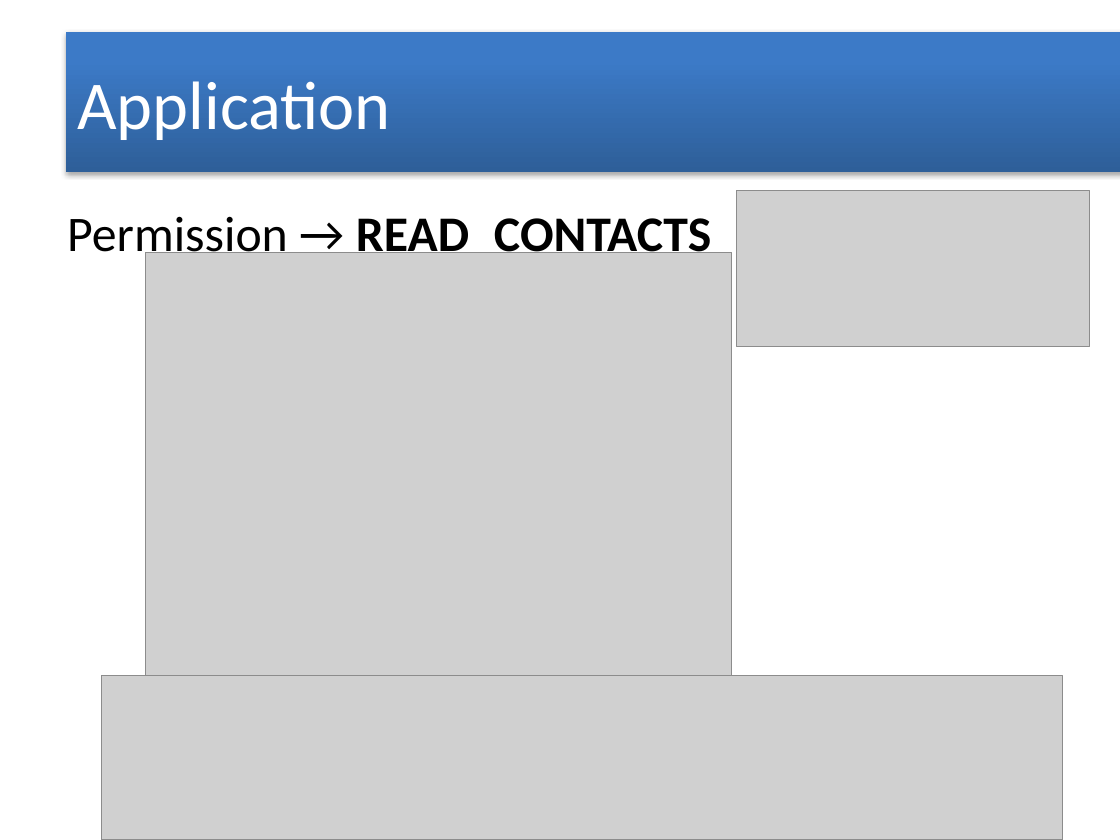
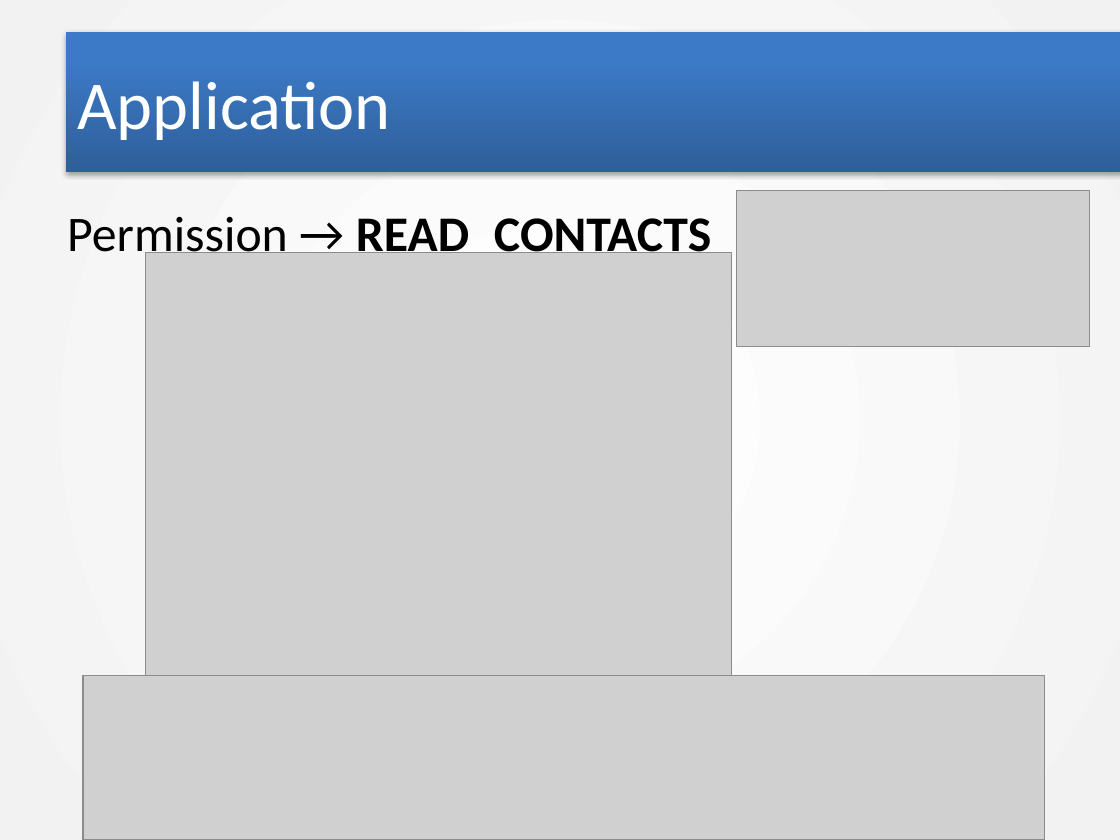
Before and after one commit to Syst54/UqacSecurite, a slide deck: slide 8 of Présentation1.pptx. Drawn at 1120x840 pixels with LibreOffice and Linux fonts; fonts in the diff are those of the drawing; grey boxes stand for pictures. Boxes give left, top, right and bottom in pixels: in the first picture for what was removed or moved away, otherwise in the second. Text is boxed around its words. In the diff, an @@ line names an element or a change of style, - is before the commit and + after.

```diff
--- a/Présentation1.pptx
+++ b/Présentation1.pptx
@@ background #FFFFFF to gradient #FFFFFF to #F2F2F2 @@
@@ picture: place and size @@
-picture at (102, 675, 1063, 840)
+picture at (83, 675, 1044, 840)
```
Also in this commit, not shown: 15 other slides changed, 2 slides added, 1 slide removed, 2 other files.
